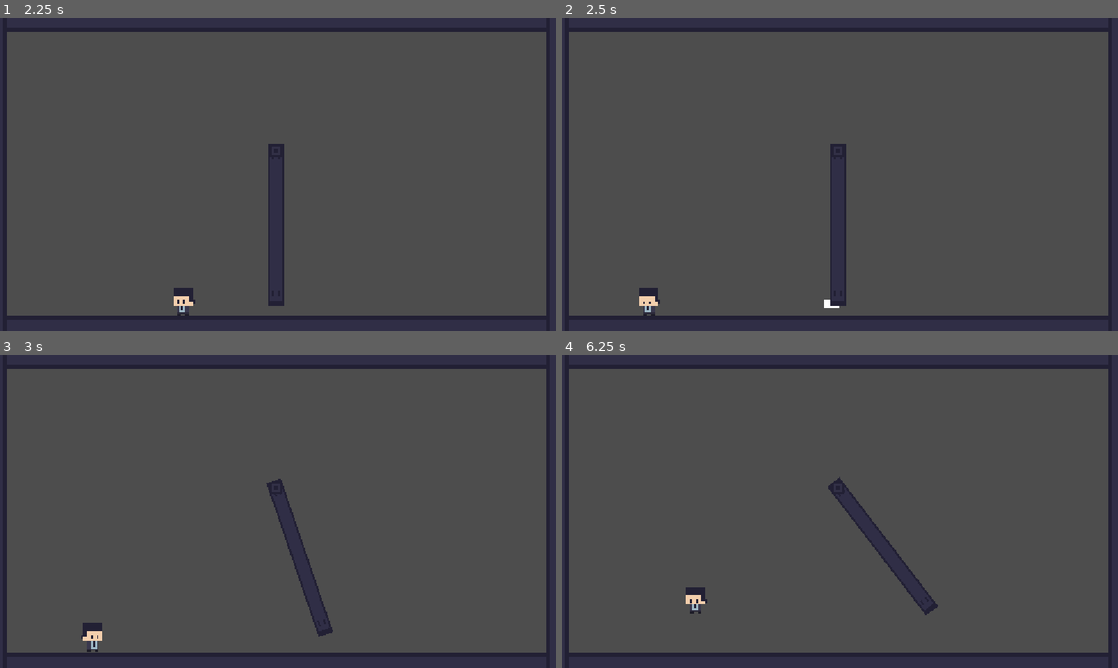
Above: before the commit, frames 1-4 (two rows, left to right).
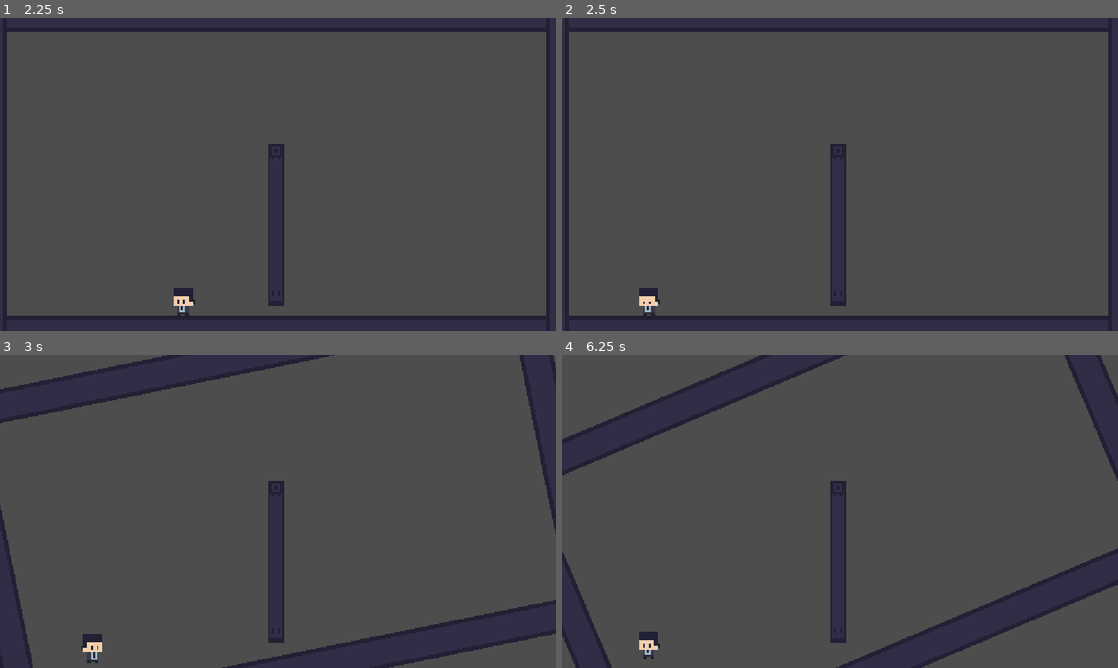
Above: after the commit, the same moments.

Repository: ChezM4ster/spin-to-win-jam
Game: Godot game, scene res://Scenes/testscene.tscn
Two runs of this game, one before a commit and one after it. Both use one fixed random seed, a clock stepped at 60 frames per second and the inputs below.
Inputs:
- Up to frame 1 (2.25 s): tap Enter (Interact) at 0.5, 0.6, 1.35 s; hold D (Move_Right) 0.53-2.03 s; tap W (Jump) at 0.77, 1.52 s; hold A (Move_Left) from 2.03 s (still down); tap Right (Spin_CW) at 2.1 s
- Up to frame 2 (2.5 s): keep holding A (Move_Left); tap Enter (Interact) at 2.3 s
- Up to frame 3 (3 s): release A (Move_Left) at 2.78 s; hold D (Move_Right) from 2.78 s (still down); tap Left (Spin_CounterCW) at 2.85 s
- Up to frame 4 (6.25 s): tap W (Jump) at 3.02, 3.77, 4.52, 6.02 s; tap Enter (Interact) at 3.05, 3.6, 4.35, 5.3, 6.05 s; release D (Move_Right) at 4.28 s; hold A (Move_Left) 4.28-5.03 s; hold D (Move_Right) 5.03-5.78 s; tap Right (Spin_CW) at 5.1 s; hold A (Move_Left) from 5.78 s (still down); tap Left (Spin_CounterCW) at 5.85 s

Frame 1 is identical in both runs. In frame 2, less than 0.1% of the frame differs, in the area x 47-50%, y 90-93%; in frame 3, 18%; in frame 4, 22%, in the area x 0-100%, y 0-100%.

Commit message:
fix bullet

Diff:
--- a/Scripting/Player_Controller.gd
+++ b/Scripting/Player_Controller.gd
@@ -71,6 +71,7 @@
 			currentProjectile = newProjectile
 			newProjectile.position = projectileSpawnArea.transform.get_origin()
 			newProjectile.spinnerHit.connect(_on_spinner_hit)
+			if(corporate_guy_sprite.flip_h == true): newProjectile.speed *= -1
 			return
 		elif(currentSpinner != null):
 			currentSpinner.canSpin = false
